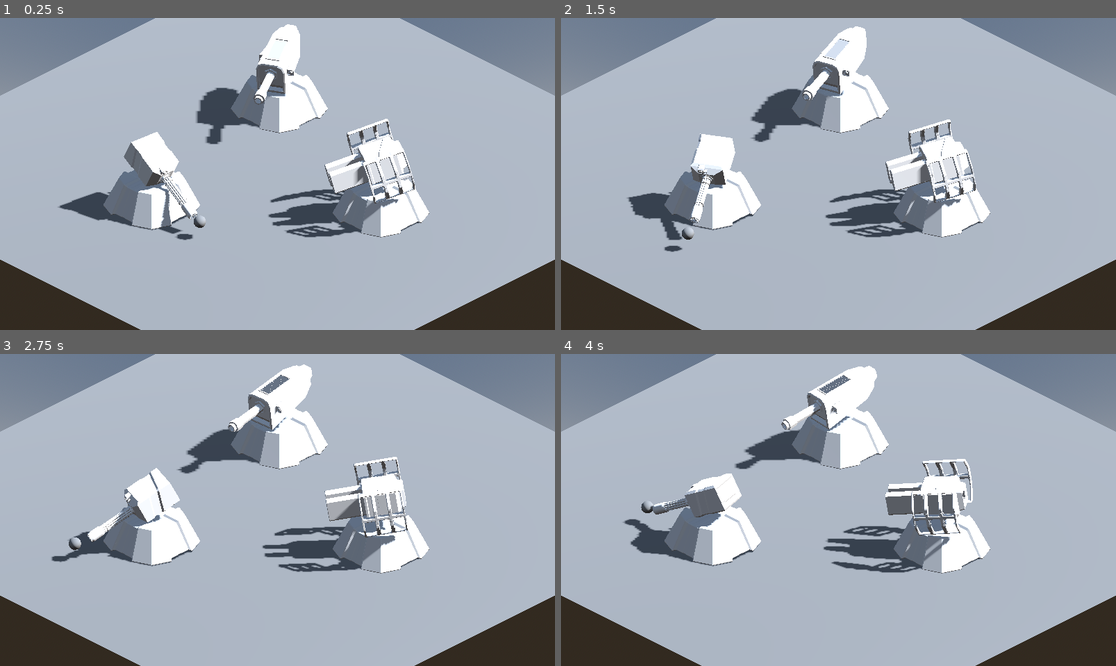
Above: before the commit, frames 1-4 (two rows, left to right).
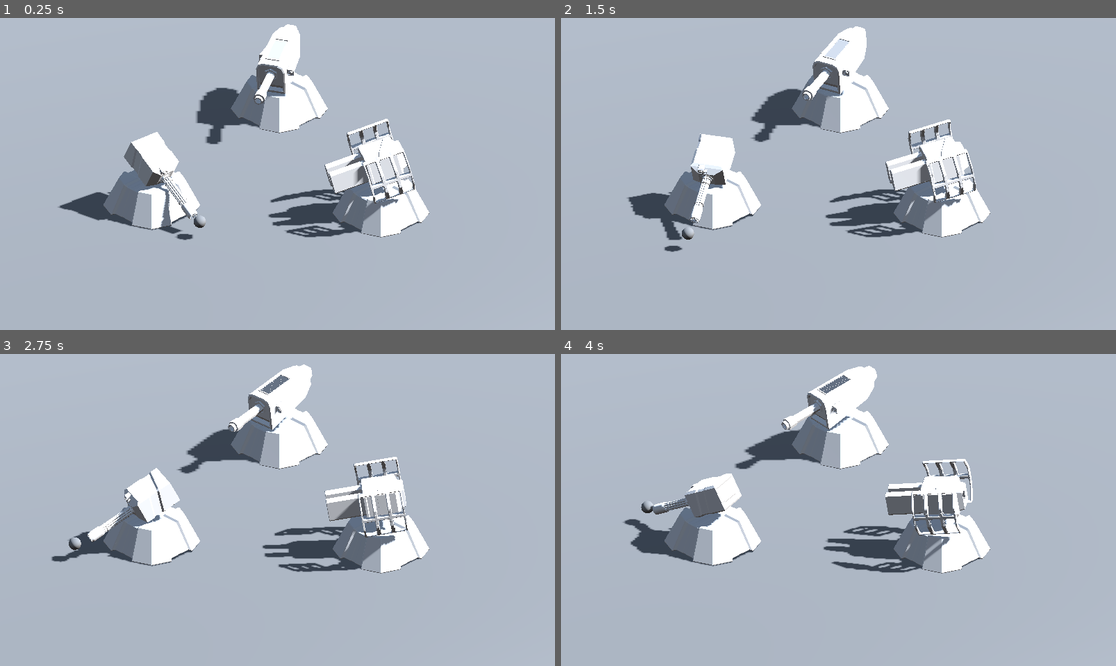
Above: after the commit, the same moments.

Repository: Codebreakerblue/3D-Tower-Defense
Game: Godot game, scene res://Scenes/MainScenes/game_scene.tscn
The game is run twice, just before and just after one commit, with the same random seed, the same clock (stepped at 60 frames per second) and the same inputs.
Inputs (mouse positions are in pixels of both pictures, inside the frame that each line leads up to):
- Up to frame 1 (0.25 s): no input
- Up to frame 2 (1.5 s): tap Enter at 0.5 s; move the mouse to (960, 158) at 0.52 s; tap T at 0.6 s; click (960, 158) at 0.67 s; move the mouse to (727, 189) at 1.27 s; tap Y at 1.35 s; click (727, 189) at 1.42 s
- Up to frame 3 (2.75 s): move the mouse to (333, 441) at 2.02 s; tap T at 2.1 s; click (333, 441) at 2.17 s
- Up to frame 4 (4 s): move the mouse to (810, 572) at 2.77 s; tap Y at 2.85 s; click (810, 572) at 2.92 s; move the mouse to (1005, 556) at 3.52 s; tap T at 3.6 s; click (1005, 556) at 3.67 s

The runs differ from the first frame. In frame 1, 13% of the frame differs, in the area x 0-100%, y 0-100%; in frame 2, 13%; in frame 3, 13%; in frame 4, 13%.

Commit message:
enabled fog and resized ground plane

Diff:
--- a/Scenes/MainScenes/game_scene.tscn
+++ b/Scenes/MainScenes/game_scene.tscn
@@ -20,9 +20,11 @@
 ssao_enabled = true
 ssil_enabled = true
 fog_density = 0.5945
+volumetric_fog_enabled = true
+volumetric_fog_density = 0.1
 
 [sub_resource type="PlaneMesh" id="PlaneMesh_i07py"]
-size = Vector2(10, 10)
+size = Vector2(50, 50)
 
 [sub_resource type="StandardMaterial3D" id="StandardMaterial3D_flf0d"]
 albedo_color = Color(0.533333, 0.533333, 0.533333, 1)
